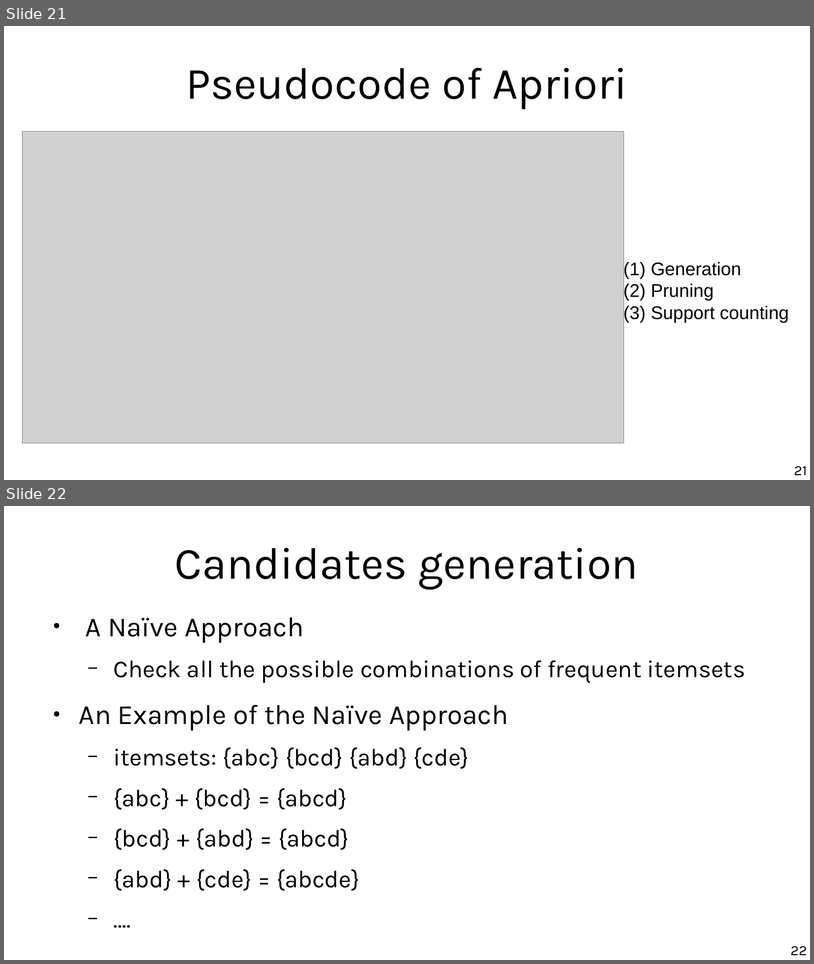
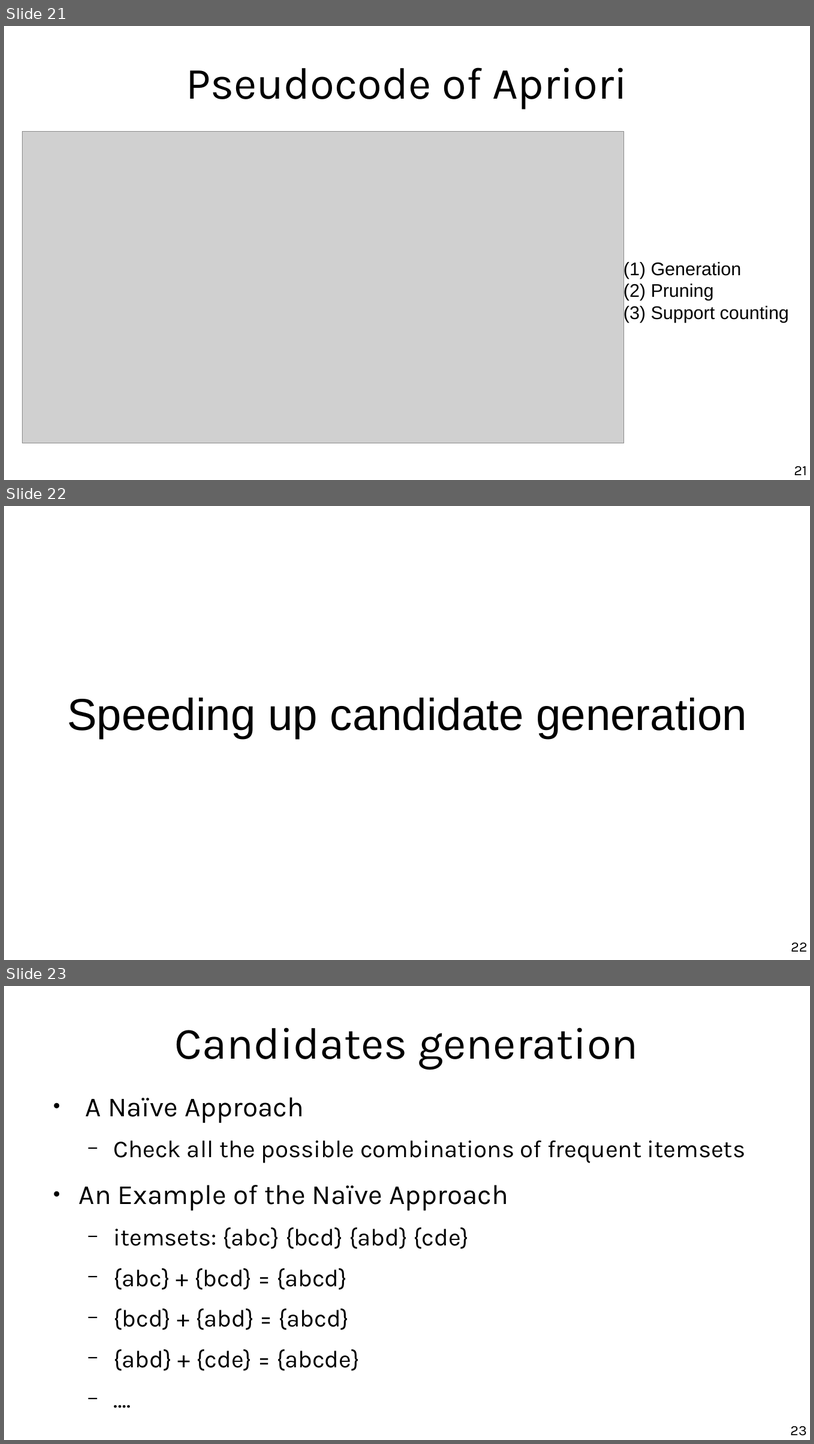
Before and after one commit to marco-calautti/data-mining-course, a slide deck: theory/tt06_association_rule_mining.odp. Shown one above the other, each under a label of ours: slides 21 and 22 before the commit, slides 21, 22 and 23 after it. The pictures are 814x964 and 814x1444 pixels, drawn with LibreOffice and Linux fonts; fonts in the diff are those of the drawing; grey boxes stand for pictures. Boxes give left, top, right and bottom in pixels: in the first picture for what was removed or moved away, otherwise in the second. Text is boxed around its words. In the diff, an @@ line names an element or a change of style, - is before the commit and + after.

```diff
--- a/theory/tt06_association_rule_mining.odp
+++ b/theory/tt06_association_rule_mining.odp
@@ slide 22 added at (4,506,810,960), background #FFFFFF @@
@@ title added at (67,697,747,738), 44 pt, text #000000 @@
+Speeding up candidate generation
@@ page number added at (791,942,807,951), 14 pt, text #000000 @@
+22
@@ what was slide 22 is now slide 23 @@
@@ page number at (791,1426,807,1435): text changed @@
-22
+23
```
Also in this commit, not shown: 14 slides changed, 1 other slide added.
